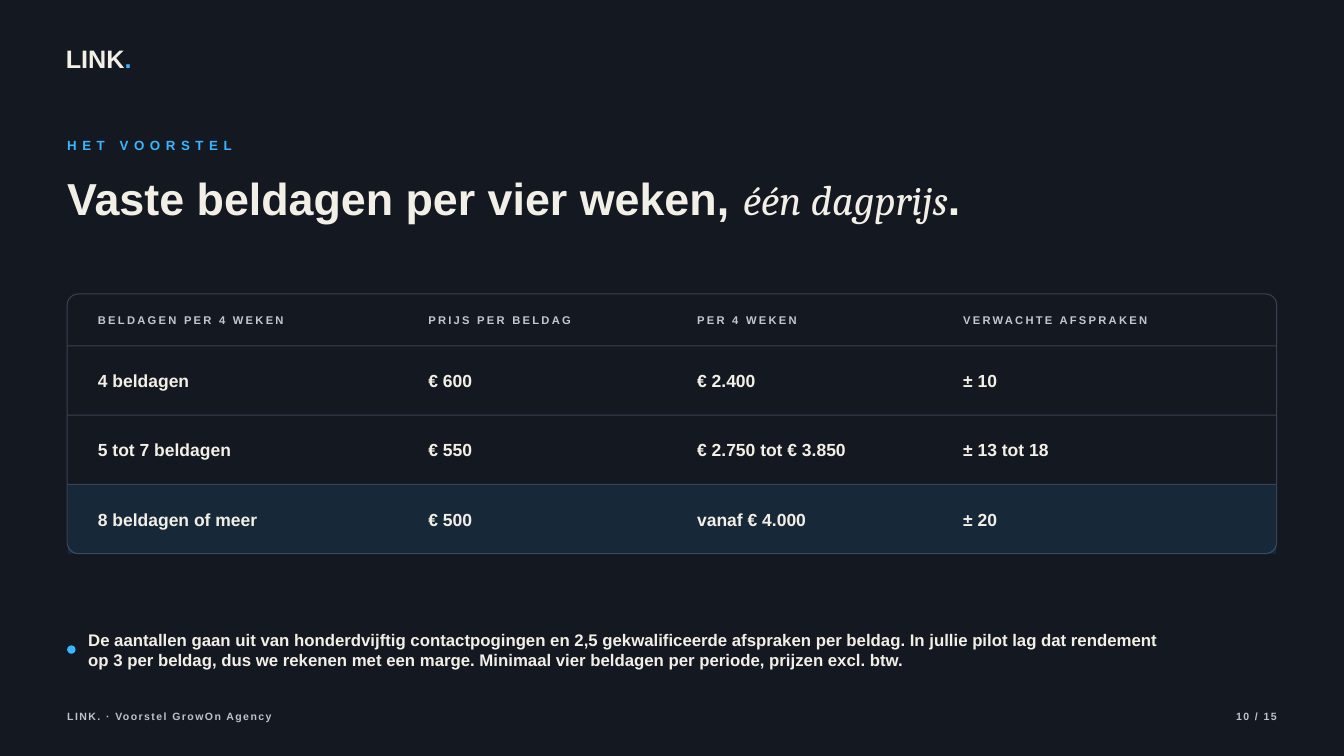
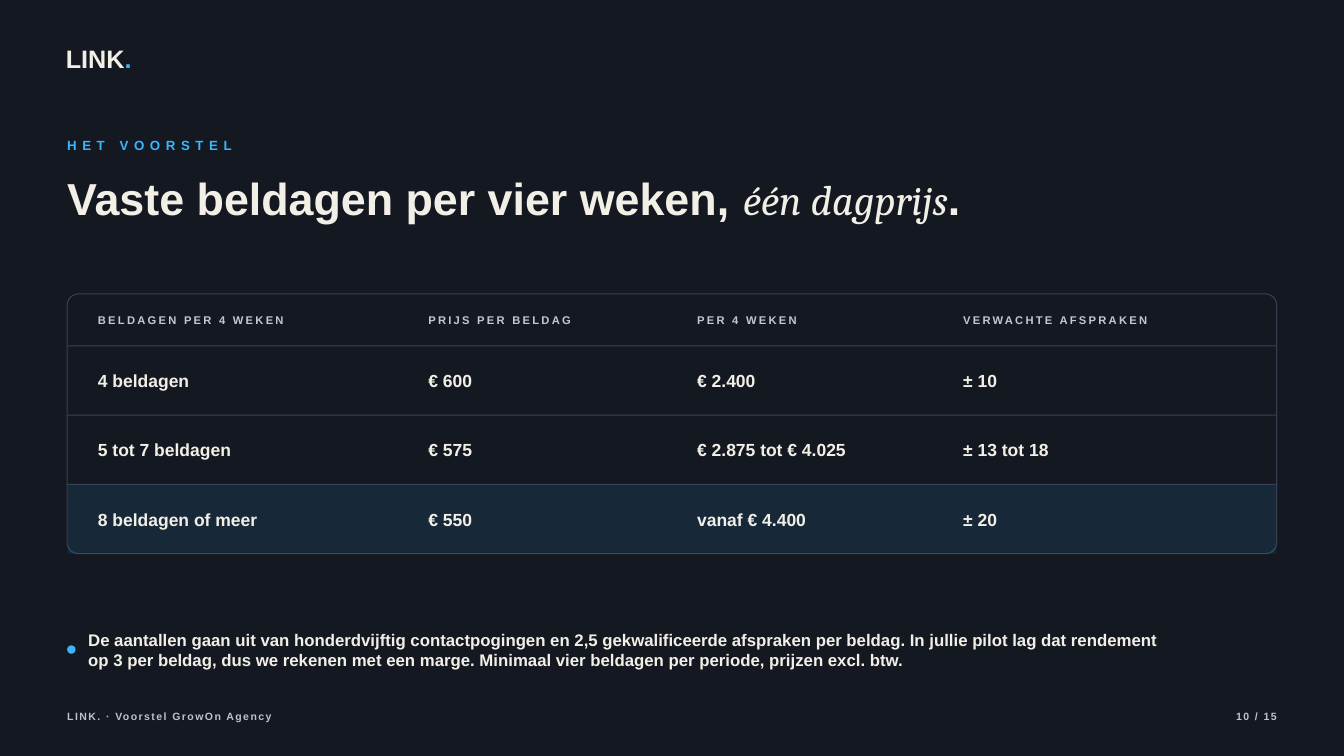
Before and after one commit to hens-lang/Test, a slide deck: slide 10 of output/LINK. voorstel GrowOn Agency.pptx. Drawn at 1344x756 pixels with LibreOffice and Linux fonts; fonts in the diff are those of the drawing. Boxes give left, top, right and bottom in pixels: in the first picture for what was removed or moved away, otherwise in the second. Text is boxed around its words. In the diff, an @@ line names an element or a change of style, - is before the commit and + after.

```diff
--- a/output/LINK. voorstel GrowOn Agency.pptx
+++ b/output/LINK. voorstel GrowOn Agency.pptx
@@ text added at (x1=443, y1=444, x2=472, y2=456), 12.5 pt, text #F2EFE6, bold @@
+€ 575
@@ text at (x1=712, y1=443, x2=846, y2=456): text changed @@
-€ 2.750 tot € 3.850
+€ 2.875 tot € 4.025
@@ text "€ 550" moved from (x1=443, y1=444, x2=472, y2=456) to (x1=443, y1=514, x2=472, y2=526) @@
@@ text removed at (x1=443, y1=514, x2=472, y2=526) @@
-€ 500
@@ text at (x1=697, y1=513, x2=806, y2=526): text changed @@
-vanaf € 4.000
+vanaf € 4.400
```
Also in this commit, not shown: 2 other slides changed, 6 other files.
